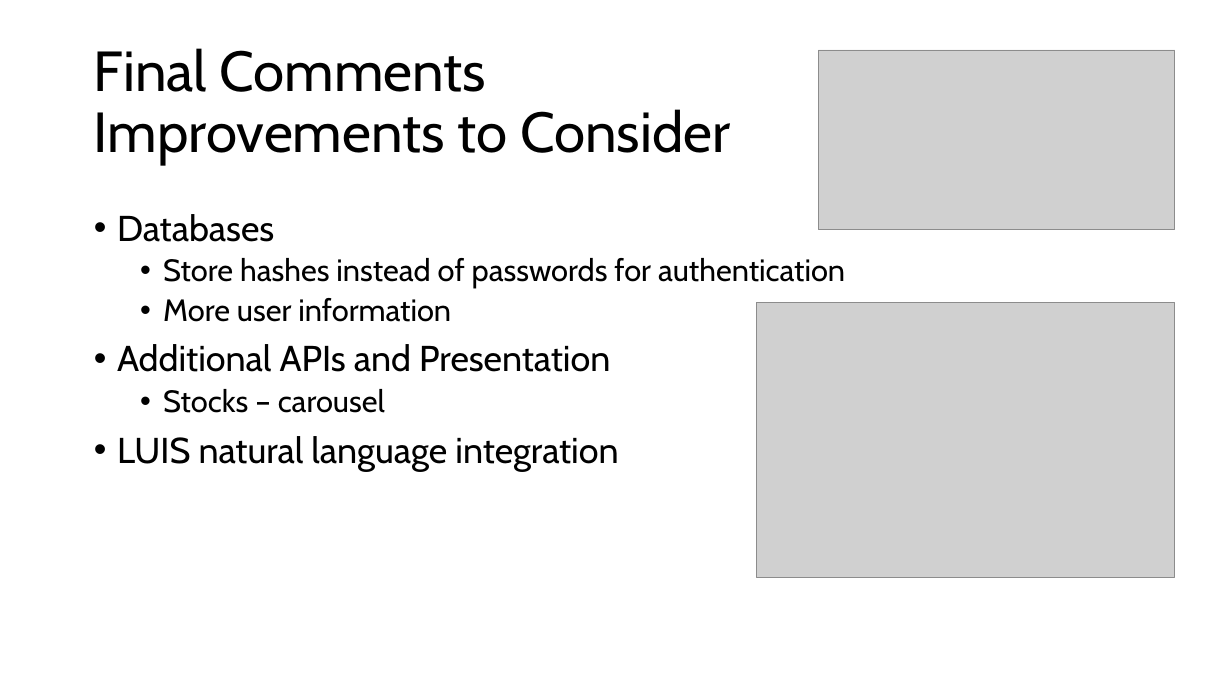
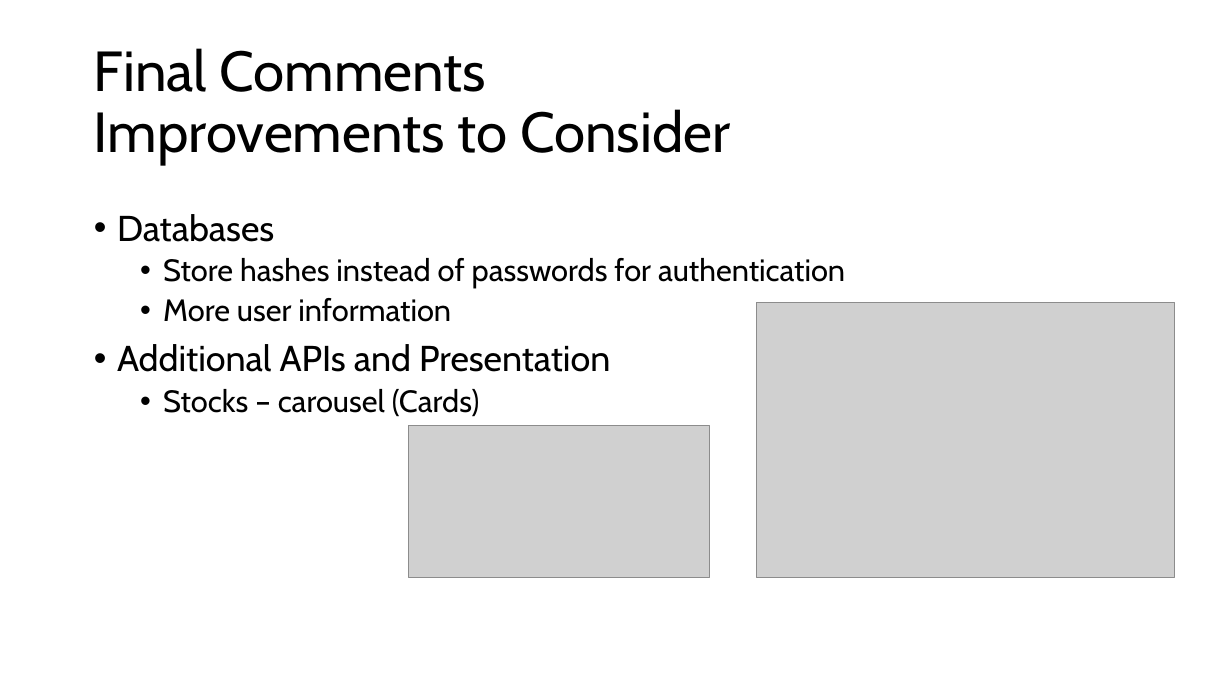
Before and after one commit to cdsuligan/MSAPhase2, a slide deck: slide 14 of MSA Assessment Deck.pptx (slide 8 before the commit). Drawn at 1232x693 pixels with LibreOffice and Linux fonts; fonts in the diff are those of the drawing; grey boxes stand for pictures; background and template pictures are left out. Boxes give left, top, right and bottom in pixels: in the first picture for what was removed or moved away, otherwise in the second. Text is boxed around its words. In the diff, an @@ line names an element or a change of style, - is before the commit and + after.

```diff
--- a/MSA Assessment Deck.pptx
+++ b/MSA Assessment Deck.pptx
@@ text at <box>163,389,480,417</box>: text changed; size 28 to 24 pt @@
-  • Stocks – carousel
-• LUIS natural language integration
+  • Stocks – carousel (Cards)
@@ picture: place and size @@
-picture at <box>819,50,1176,230</box>
+picture at <box>409,425,710,578</box>
```
Also in this commit, not shown: 5 other slides changed, 6 slides added, 1 other file.
